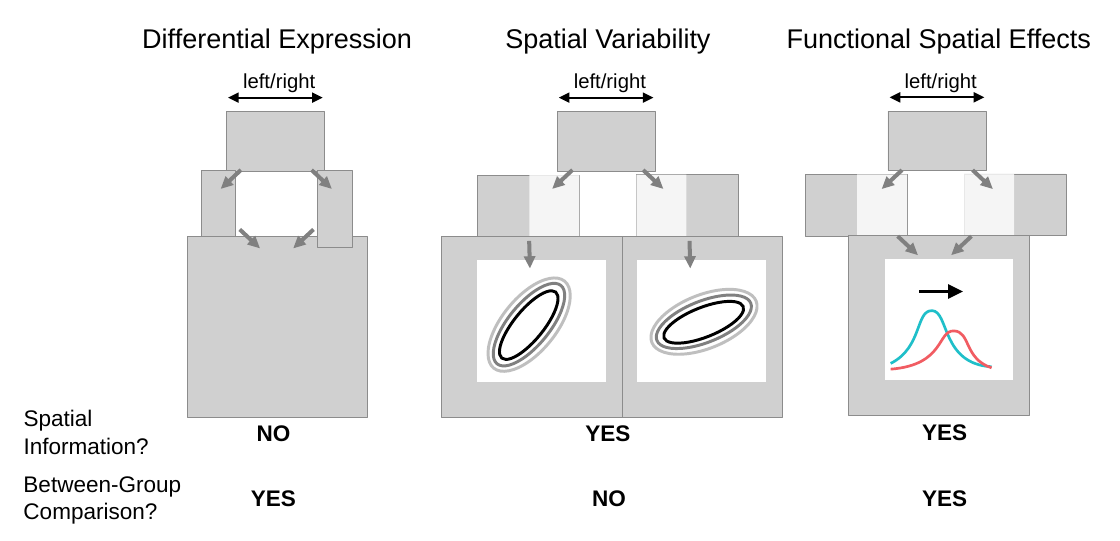
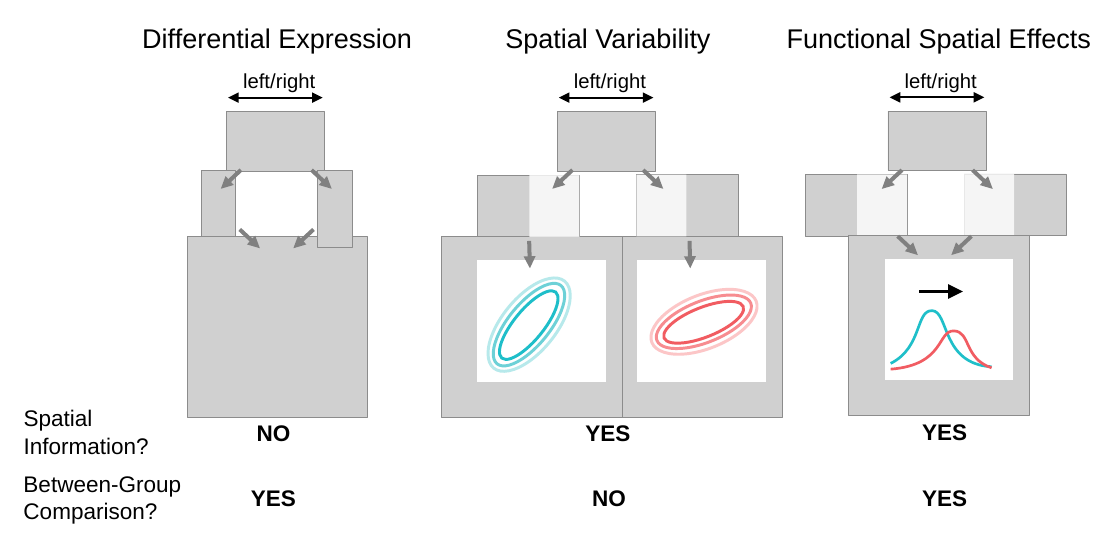
Before and after one commit to Oviedo-Lab/wspmm_methods, a slide deck: slide 1 of figs/fig_FSE.pptx. Drawn at 1120x541 pixels with LibreOffice and Linux fonts; fonts in the diff are those of the drawing; grey boxes stand for pictures. Boxes give left, top, right and bottom in pixels: in the first picture for what was removed or moved away, otherwise in the second. Text is boxed around its words. In the diff, an @@ line names an element or a change of style, - is before the commit and + after.

```diff
--- a/figs/fig_FSE.pptx
+++ b/figs/fig_FSE.pptx
@@ ellipse at (x1=473, y1=264, x2=586, y2=385): outline #BFBFBF 2.75 pt to #B7E9EB 2.75 pt @@
@@ ellipse at (x1=481, y1=272, x2=577, y2=377): outline #808080 2.75 pt to #6DD1D7 2.75 pt @@
@@ ellipse at (x1=490, y1=282, x2=567, y2=367): outline #000000 2.75 pt to #1EBEC9 2.75 pt @@
@@ ellipse at (x1=642, y1=276, x2=766, y2=368): outline #BFBFBF 2.75 pt to #FCC6C7 2.75 pt @@
@@ ellipse at (x1=649, y1=284, x2=759, y2=360): outline #808080 2.75 pt to #F78C90 2.75 pt @@
@@ ellipse at (x1=659, y1=293, x2=749, y2=351): outline #000000 2.75 pt to #F15C61 2.75 pt @@
```
Also in this commit, not shown: 3 other files.
